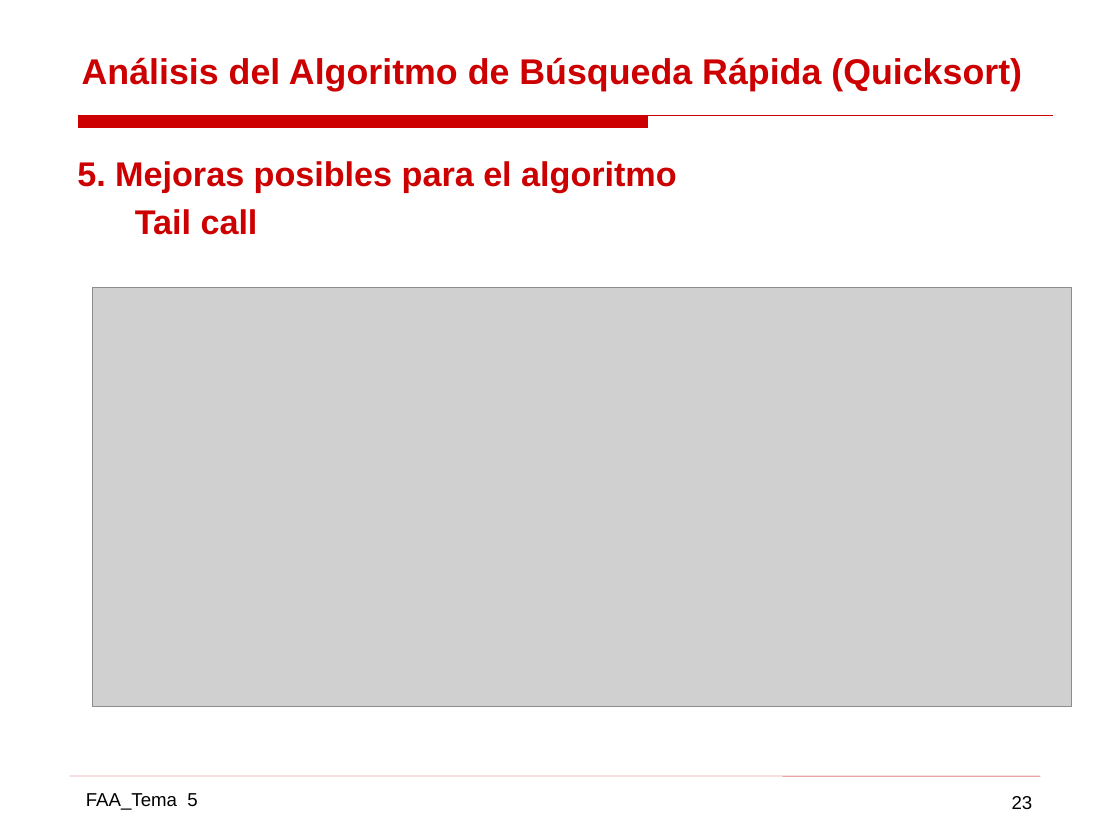
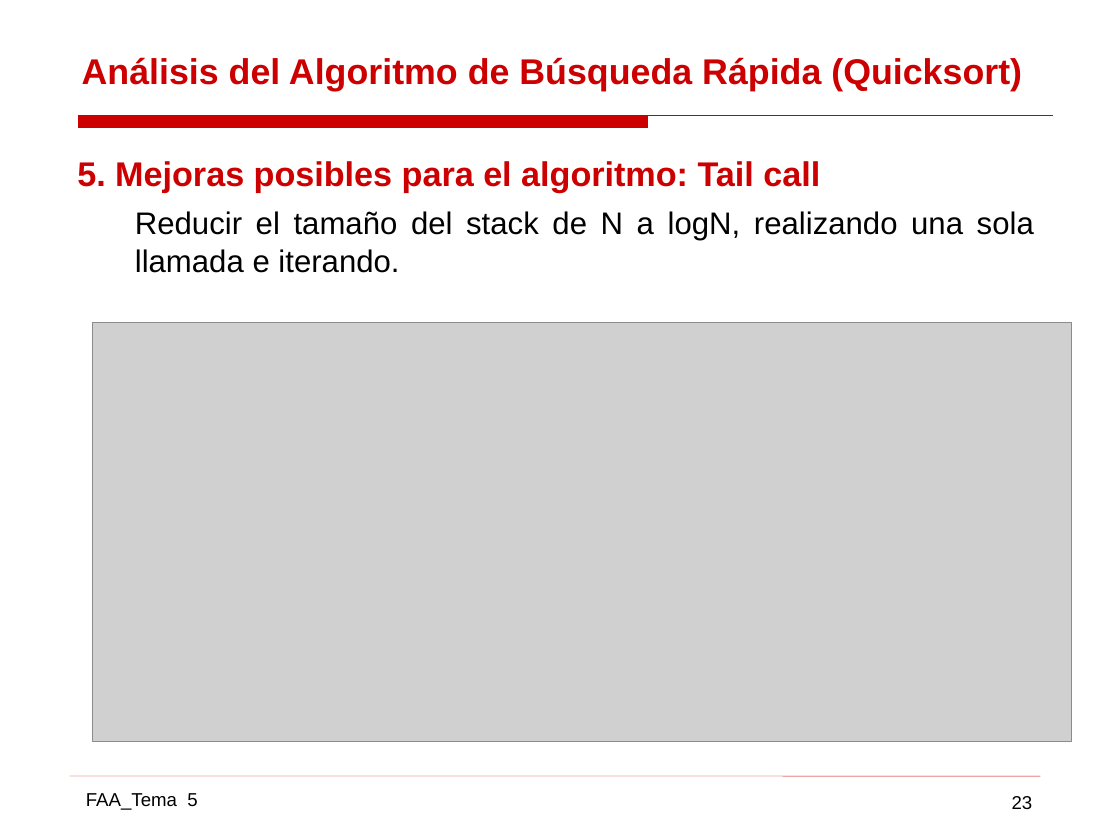
Before and after one commit to gabrielpr96/ETSIcode, a slide deck: slide 23 of FAA/Practica 2 AAD/AAD_11.pptx. Drawn at 1120x840 pixels with LibreOffice and Linux fonts; fonts in the diff are those of the drawing; grey boxes stand for pictures. Boxes give left, top, right and bottom in pixels: in the first picture for what was removed or moved away, otherwise in the second. Text is boxed around its words. In the diff, an @@ line names an element or a change of style, - is before the commit and + after.

```diff
--- a/FAA/Practica 2 AAD/AAD_11.pptx
+++ b/FAA/Practica 2 AAD/AAD_11.pptx
@@ text at (77,161,1034,273): text changed; size 22 to 20 pt; text colour #CC0000 to #000000; bold off @@
-5. Mejoras posibles para el algoritmo
-Tail call
+5. Mejoras posibles para el algoritmo: Tail call
+Reducir el tamaño del stack de N a logN, realizando una sola llamada e iterando.
@@ picture: place and size @@
-picture at (93,288,1072,707)
+picture at (93,323,1072,741)
```
Also in this commit, not shown: 22 other slides changed, 1 slide added, 2 slides removed, 5 other files.
